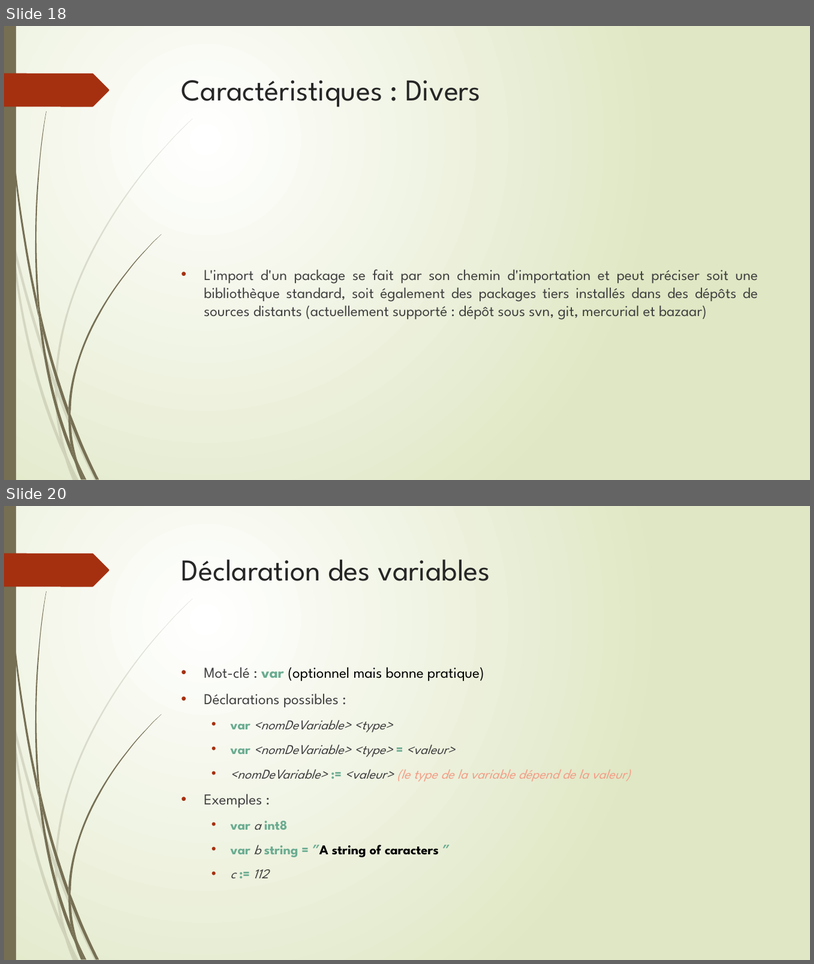
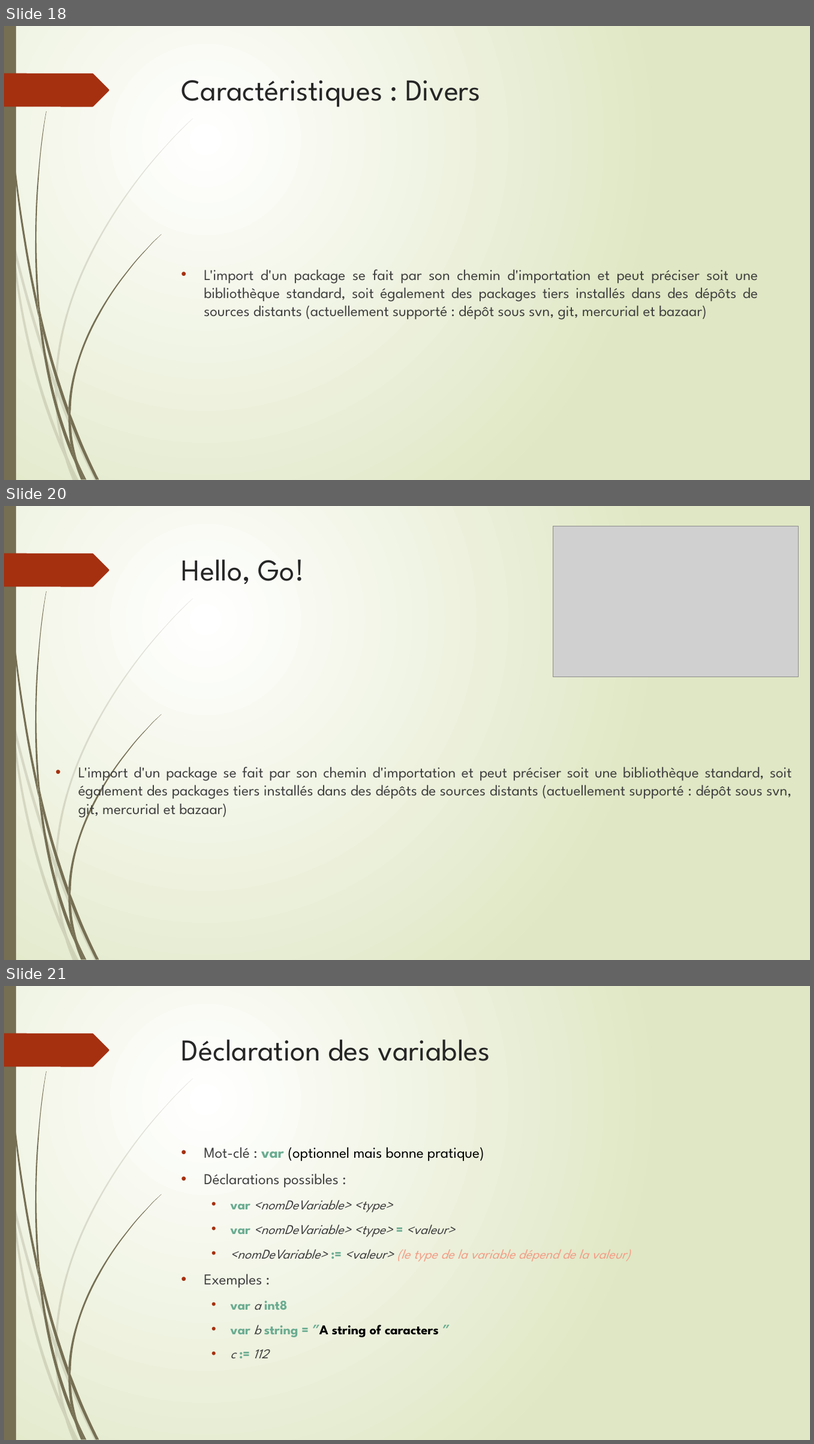
Before and after one commit to thierrydecker/learning-go, a slide deck: documentations/learning-go.pptx. Shown one above the other, each under a label of ours: slides 18 and 20 before the commit, slides 18, 20 and 21 after it; the slides between them are not shown. The pictures are 814x964 and 814x1444 pixels, drawn with LibreOffice and Linux fonts; fonts in the diff are those of the drawing; grey boxes stand for pictures. Boxes give left, top, right and bottom in pixels: in the first picture for what was removed or moved away, otherwise in the second. Text is boxed around its words. In the diff, an @@ line names an element or a change of style, - is before the commit and + after.

```diff
--- a/documentations/learning-go.pptx
+++ b/documentations/learning-go.pptx
@@ slide 20 added at (x1=4, y1=506, x2=810, y2=960), background gradient #FFFFFF to #DFE8C4; not listed: 24 template elements that a slide beside it also shows @@
@@ picture added at (x1=553, y1=526, x2=799, y2=676) @@
@@ title added at (x1=182, y1=559, x2=305, y2=584), 36 pt, text #262626 @@
+Hello, Go!
@@ text added at (x1=78, y1=762, x2=792, y2=819), 18 pt, text #404040 @@
+• L'import d'un package se fait par son chemin d'importation et peut préciser soit une bibliothèque standard, soit également des packages tiers installés dans des dépôts de sources distants (actuellement supporté : dépôt sous svn, git, mercurial et bazaar)
@@ what was slide 20 is now slide 21 @@
```
Also in this commit, not shown: 1 slide changed, 2 other files.
